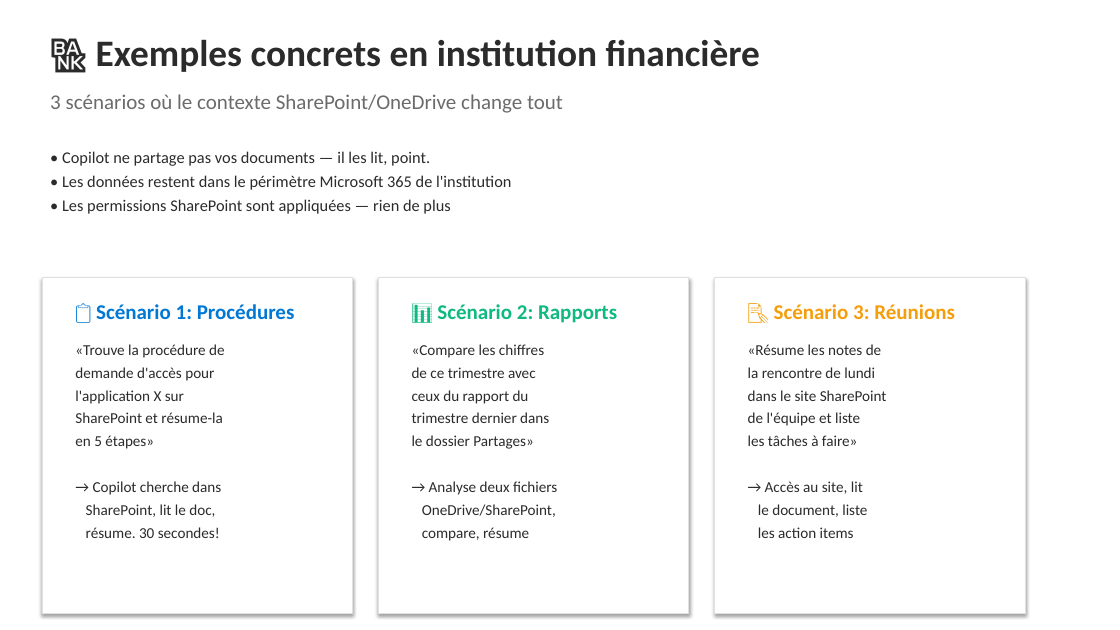
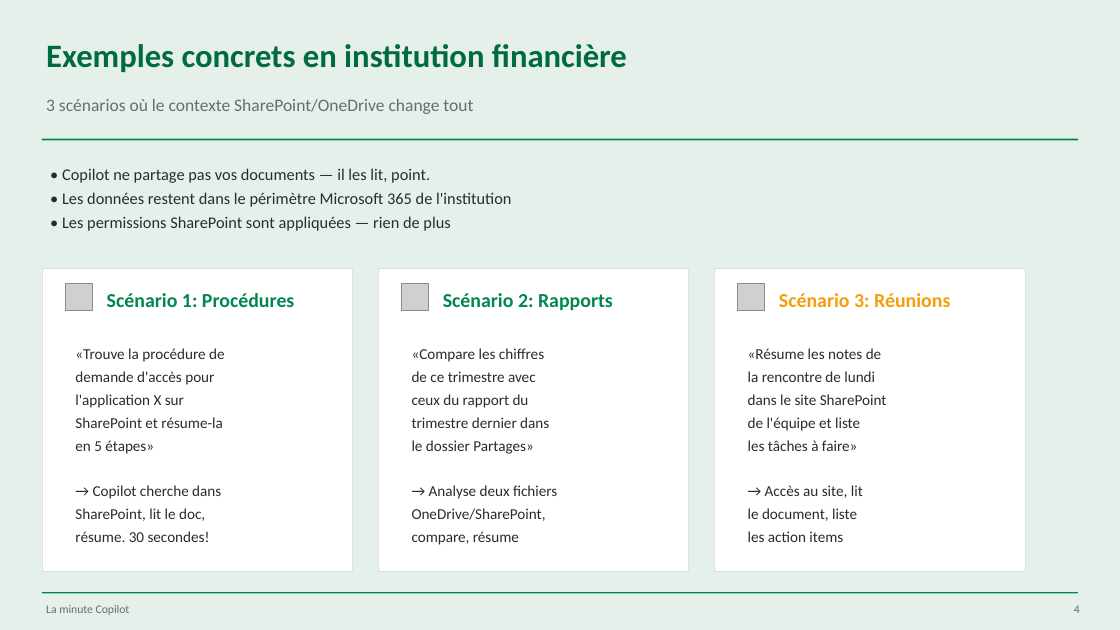
Before and after one commit to martinfou/la-minute-copilot, a slide deck: slide 4 of presentations/La_Minute_Copilot_SharePoint.pptx. Drawn at 1120x630 pixels with LibreOffice and Linux fonts; fonts in the diff are those of the drawing; grey boxes stand for pictures. Boxes give left, top, right and bottom in pixels: in the first picture for what was removed or moved away, otherwise in the second. Text is boxed around its words. In the diff, an @@ line names an element or a change of style, - is before the commit and + after.

```diff
--- a/presentations/La_Minute_Copilot_SharePoint.pptx
+++ b/presentations/La_Minute_Copilot_SharePoint.pptx
@@ background #FFFFFF to #E6F0EA @@
@@ text at <box>46,44,627,72</box>: text changed; size 32 to 28 pt; text colour #2B2B2B to #006B3F @@
-🏦 Exemples concrets en institution financière
+Exemples concrets en institution financière
@@ text "3 scénarios où le contexte ..." at <box>46,99,473,114</box>: size 18 to 15 pt @@
@@ rectangle added at <box>42,139,1078,140</box>, fill #00874E @@
@@ text "• Copilot ne partage pas ...": place and size @@
-text "• Copilot ne partage pas ..." at <box>62,151,511,214</box>
+text "• Copilot ne partage pas ..." at <box>62,168,511,231</box>
@@ rectangle: place and size @@
-rectangle at <box>42,277,353,613</box>
+rectangle at <box>42,269,353,571</box>
@@ rectangle: place and size @@
-rectangle at <box>378,277,689,613</box>
+rectangle at <box>378,269,689,571</box>
@@ shadow off in 3 elements at <box>42,269,353,571</box>, <box>378,269,689,571</box>, <box>714,269,1025,571</box> @@
@@ rectangle: place and size @@
-rectangle at <box>714,277,1025,613</box>
+rectangle at <box>714,269,1025,571</box>
@@ picture added at <box>66,284,92,311</box> @@
@@ text at <box>107,293,294,307</box>: text changed; size 18 to 17 pt; text colour #0078D4 to #00874E @@
-📋 Scénario 1: Procédures
+Scénario 1: Procédures
@@ picture added at <box>402,284,429,311</box> @@
@@ text at <box>443,293,613,310</box>: text changed; size 18 to 17 pt; text colour #10B981 to #00874E @@
-📊 Scénario 2: Rapports
+Scénario 2: Rapports
@@ picture added at <box>738,284,765,311</box> @@
@@ text at <box>779,293,950,307</box>: text changed; size 18 to 17 pt @@
-📝 Scénario 3: Réunions
+Scénario 3: Réunions
@@ text "«Trouve la procédure de": place and size @@
-text "«Trouve la procédure de" at <box>75,344,225,538</box>
+text "«Trouve la procédure de" at <box>75,348,225,542</box>
@@ text "«Compare les chiffres": place and size @@
-text "«Compare les chiffres" at <box>412,344,557,541</box>
+text "«Compare les chiffres" at <box>412,348,557,545</box>
@@ text "«Résume les notes de": place and size @@
-text "«Résume les notes de" at <box>748,344,887,538</box>
+text "«Résume les notes de" at <box>748,348,887,542</box>
@@ rectangle added at <box>42,592,1078,593</box>, fill #00874E @@
@@ text added at <box>46,605,130,615</box>, 10 pt, text #6B6B6B @@
+La minute Copilot
@@ text added at <box>1074,605,1080,613</box>, 10 pt, text #6B6B6B @@
+4
```
Also in this commit, not shown: 5 other slides changed, 16 other files.
